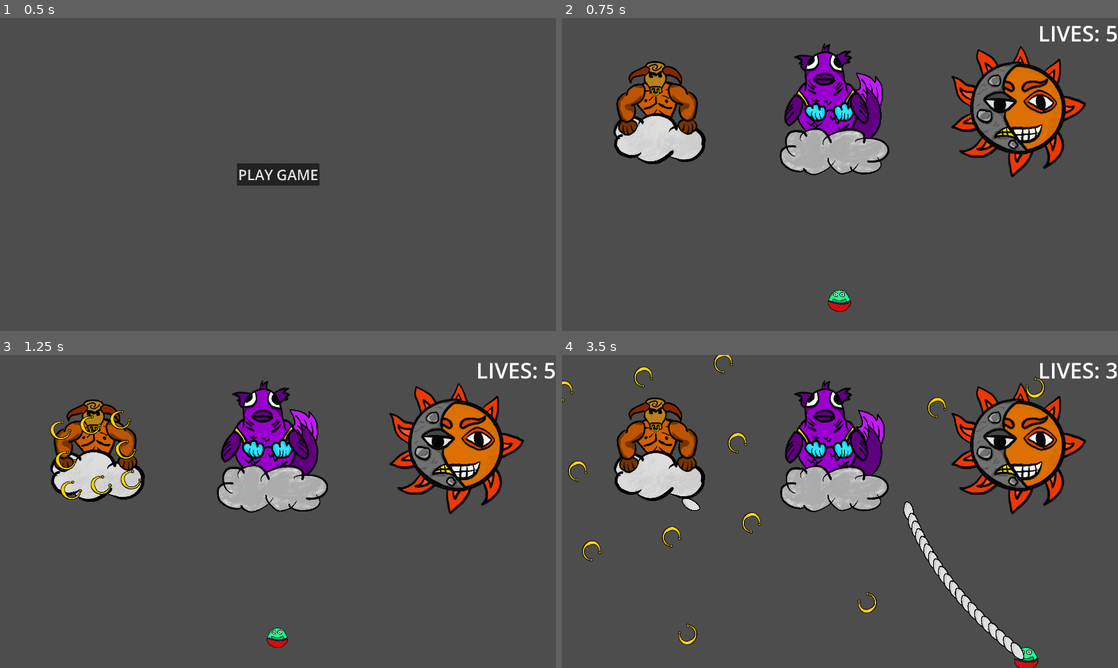
Above: before the commit, frames 1-4 (two rows, left to right).
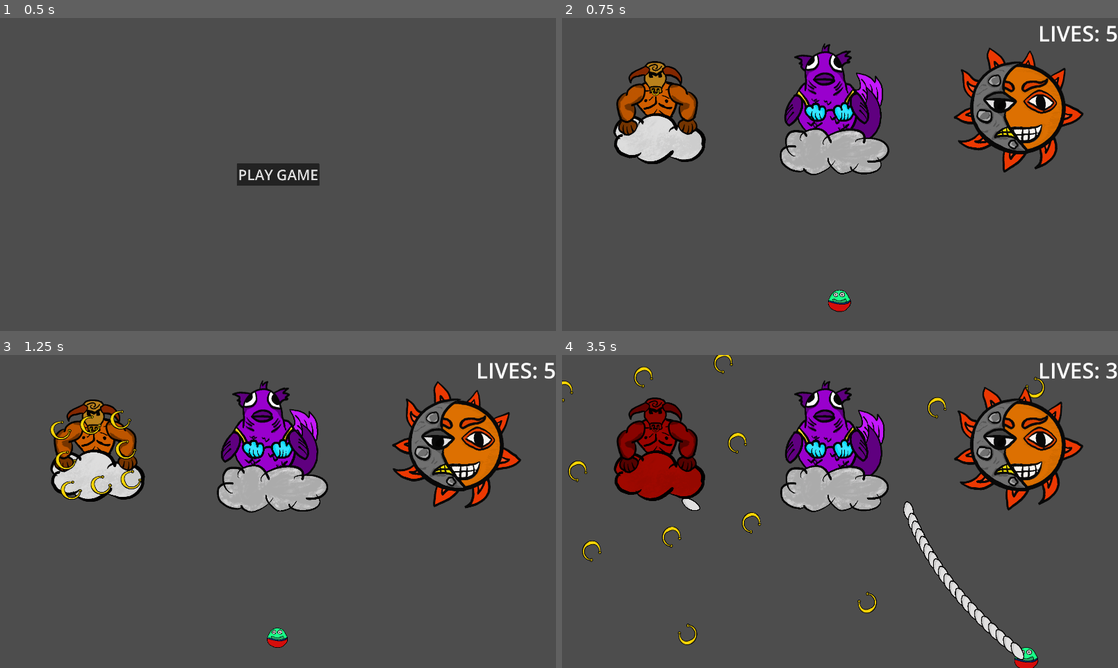
Above: after the commit, the same moments.

Repository: kaito002/bullet-hell-5
Game: Godot game, scene res://scenes/ui/main_menu.tscn
The game is run twice, just before and just after one commit, with the same random seed, the same clock (stepped at 60 frames per second) and the same inputs.
Inputs (mouse positions are in pixels of both pictures, inside the frame that each line leads up to):
- Up to frame 1 (0.5 s): no input
- Up to frame 2 (0.75 s): click "PLAY GAME" at 0.5 s
- Up to frame 3 (1.25 s): no input
- Up to frame 4 (3.5 s): move the mouse to (962, 495) at 1.27 s; press the mouse at (962, 495) at 1.28 s; hold D (right) 1.28-2.03 s; move the mouse to (728, 527) at 2.02 s; release the mouse at (728, 527) at 2.03 s; hold S (down) 2.03-2.78 s; click (728, 527) at 2.1 s; move the mouse to (895, 442) at 2.77 s; press the mouse at (895, 442) at 2.78 s; hold D (right) from 2.78 s (still down)

Frame 1 is identical in both runs. In frame 2, 2.1% of the frame differs, in the area x 70-95%, y 8-51%; in frame 3, 2.6%; in frame 4, 4.6%, in the area x 9-95%, y 8-51%.

Commit message:
add tilt animation when enemy was hitted

Diff:
--- a/scenes/components/health_component.gd
+++ b/scenes/components/health_component.gd
@@ -1,18 +1,31 @@
 class_name HealthComponent
 extends Node
+
+@onready var tilt_timer: Timer = $tilt_timer
 
 @export var parent: Node
 @export var max_lives: int = 50
 var lives: int
+var body: Node2D
 
 func _ready():
 	parent = get_parent()
+	body = parent.get_node("Art")
 	lives = max_lives
 
 func hit():
 	lives  = max(0, lives - 1)
+	_on_hit()
 	if lives == 0:
 		death()
 
 func death():
 	parent.call_deferred("queue_free")
+
+func _on_hit():
+	body.modulate = Color("b90a00")
+	tilt_timer.start()
+
+
+func _on_tilt_timer_timeout() -> void:
+	body.modulate = Color("ffffff")
--- a/scenes/components/health_component.tscn
+++ b/scenes/components/health_component.tscn
@@ -4,3 +4,9 @@
 
 [node name="health_component" type="Node"]
 script = ExtResource("1_gkqf3")
+
+[node name="tilt_timer" type="Timer" parent="."]
+wait_time = 0.05
+one_shot = true
+
+[connection signal="timeout" from="tilt_timer" to="." method="_on_tilt_timer_timeout"]
--- a/scenes/enemies/geminis/geminis_moon.tscn
+++ b/scenes/enemies/geminis/geminis_moon.tscn
@@ -4,5 +4,7 @@
 
 [node name="GeminisMoon" type="Node2D"]
 
-[node name="Geminis-3" type="Sprite2D" parent="."]
+[node name="Art" type="Node2D" parent="."]
+
+[node name="Geminis-3" type="Sprite2D" parent="Art"]
 texture = ExtResource("1_kjlo8")
--- a/scenes/enemies/geminis/geminis_sun.tscn
+++ b/scenes/enemies/geminis/geminis_sun.tscn
@@ -1,9 +1,46 @@
-[gd_scene load_steps=6 format=3 uid="uid://d3p4cenr7c2s2"]
+[gd_scene load_steps=9 format=3 uid="uid://d3p4cenr7c2s2"]
 
 [ext_resource type="Script" path="res://scenes/enemies/geminis/geminis_sun.gd" id="1_22gkt"]
 [ext_resource type="Texture2D" uid="uid://bshnniwijule2" path="res://assets/geminis/Geminis-1.png" id="1_x8ogi"]
 [ext_resource type="Texture2D" uid="uid://cuobn2l7mh638" path="res://assets/geminis/Geminis-2.png" id="2_i6nx4"]
 [ext_resource type="PackedScene" uid="uid://dmffaeox4rhs4" path="res://scenes/components/health_component.tscn" id="3_5rs4p"]
+
+[sub_resource type="Animation" id="Animation_x22m7"]
+resource_name = "idle"
+loop_mode = 1
+tracks/0/type = "value"
+tracks/0/imported = false
+tracks/0/enabled = true
+tracks/0/path = NodePath("Geminis-1:rotation")
+tracks/0/interp = 1
+tracks/0/loop_wrap = true
+tracks/0/keys = {
+"times": PackedFloat32Array(0, 0.5, 1),
+"transitions": PackedFloat32Array(1, 1, 1),
+"update": 0,
+"values": [0.0, 0.436332, 0.0]
+}
+
+[sub_resource type="Animation" id="Animation_jv330"]
+length = 0.001
+tracks/0/type = "value"
+tracks/0/imported = false
+tracks/0/enabled = true
+tracks/0/path = NodePath("Geminis-1:rotation")
+tracks/0/interp = 1
+tracks/0/loop_wrap = true
+tracks/0/keys = {
+"times": PackedFloat32Array(0),
+"transitions": PackedFloat32Array(1),
+"update": 0,
+"values": [0.0]
+}
+
+[sub_resource type="AnimationLibrary" id="AnimationLibrary_wp087"]
+_data = {
+"RESET": SubResource("Animation_jv330"),
+"idle": SubResource("Animation_x22m7")
+}
 
 [sub_resource type="CircleShape2D" id="CircleShape2D_j736v"]
 radius = 154.003
@@ -13,14 +50,23 @@
 collision_mask = 0
 script = ExtResource("1_22gkt")
 
+[node name="Art" type="Node2D" parent="."]
+
+[node name="Geminis-1" type="Sprite2D" parent="Art"]
+scale = Vector2(0.95, 0.95)
+texture = ExtResource("1_x8ogi")
+
+[node name="Geminis-2" type="Sprite2D" parent="Art"]
+texture = ExtResource("2_i6nx4")
+
+[node name="AnimationPlayer" type="AnimationPlayer" parent="Art"]
+libraries = {
+"": SubResource("AnimationLibrary_wp087")
+}
+autoplay = "idle"
+
 [node name="CollisionShape2D" type="CollisionShape2D" parent="."]
 position = Vector2(0, -23)
 shape = SubResource("CircleShape2D_j736v")
 
-[node name="Geminis-1" type="Sprite2D" parent="."]
-texture = ExtResource("1_x8ogi")
-
-[node name="Geminis-2" type="Sprite2D" parent="."]
-texture = ExtResource("2_i6nx4")
-
 [node name="health_component" parent="." instance=ExtResource("3_5rs4p")]
--- a/scenes/enemies/piscis/Piscis.tscn
+++ b/scenes/enemies/piscis/Piscis.tscn
@@ -14,7 +14,7 @@
 tracks/0/type = "value"
 tracks/0/imported = false
 tracks/0/enabled = true
-tracks/0/path = NodePath("Body:scale")
+tracks/0/path = NodePath("Art/Body:scale")
 tracks/0/interp = 1
 tracks/0/loop_wrap = true
 tracks/0/keys = {
@@ -26,7 +26,7 @@
 tracks/1/type = "value"
 tracks/1/imported = false
 tracks/1/enabled = true
-tracks/1/path = NodePath("LeftArm:rotation")
+tracks/1/path = NodePath("Art/LeftArm:rotation")
 tracks/1/interp = 1
 tracks/1/loop_wrap = true
 tracks/1/keys = {
@@ -38,7 +38,7 @@
 tracks/2/type = "value"
 tracks/2/imported = false
 tracks/2/enabled = true
-tracks/2/path = NodePath("RightArm:rotation")
+tracks/2/path = NodePath("Art/RightArm:rotation")
 tracks/2/interp = 1
 tracks/2/loop_wrap = true
 tracks/2/keys = {
@@ -50,7 +50,7 @@
 tracks/3/type = "value"
 tracks/3/imported = false
 tracks/3/enabled = true
-tracks/3/path = NodePath("Tail:rotation")
+tracks/3/path = NodePath("Art/Tail:rotation")
 tracks/3/interp = 1
 tracks/3/loop_wrap = true
 tracks/3/keys = {
@@ -62,7 +62,7 @@
 tracks/4/type = "value"
 tracks/4/imported = false
 tracks/4/enabled = true
-tracks/4/path = NodePath("Cloud:scale")
+tracks/4/path = NodePath("Art/Cloud:scale")
 tracks/4/interp = 1
 tracks/4/loop_wrap = true
 tracks/4/keys = {
@@ -78,7 +78,7 @@
 tracks/0/type = "value"
 tracks/0/imported = false
 tracks/0/enabled = true
-tracks/0/path = NodePath("Body:scale")
+tracks/0/path = NodePath("Art/Body:scale")
 tracks/0/interp = 1
 tracks/0/loop_wrap = true
 tracks/0/keys = {
@@ -90,7 +90,7 @@
 tracks/1/type = "value"
 tracks/1/imported = false
 tracks/1/enabled = true
-tracks/1/path = NodePath("LeftArm:rotation")
+tracks/1/path = NodePath("Art/LeftArm:rotation")
 tracks/1/interp = 1
 tracks/1/loop_wrap = true
 tracks/1/keys = {
@@ -102,7 +102,7 @@
 tracks/2/type = "value"
 tracks/2/imported = false
 tracks/2/enabled = true
-tracks/2/path = NodePath("RightArm:rotation")
+tracks/2/path = NodePath("Art/RightArm:rotation")
 tracks/2/interp = 1
 tracks/2/loop_wrap = true
 tracks/2/keys = {
@@ -114,7 +114,7 @@
 tracks/3/type = "value"
 tracks/3/imported = false
 tracks/3/enabled = true
-tracks/3/path = NodePath("Tail:rotation")
+tracks/3/path = NodePath("Art/Tail:rotation")
 tracks/3/interp = 1
 tracks/3/loop_wrap = true
 tracks/3/keys = {
@@ -126,7 +126,7 @@
 tracks/4/type = "value"
 tracks/4/imported = false
 tracks/4/enabled = true
-tracks/4/path = NodePath("Cloud:scale")
+tracks/4/path = NodePath("Art/Cloud:scale")
 tracks/4/interp = 1
 tracks/4/loop_wrap = true
 tracks/4/keys = {
@@ -154,38 +154,41 @@
 collision_mask = 0
 script = ExtResource("1_as23b")
 
-[node name="Tail" type="Sprite2D" parent="."]
+[node name="Art" type="Node2D" parent="."]
+
+[node name="Tail" type="Sprite2D" parent="Art"]
 position = Vector2(75, 119)
 texture = ExtResource("1_24goj")
 offset = Vector2(-90, -93)
 
-[node name="Body" type="Sprite2D" parent="."]
+[node name="Body" type="Sprite2D" parent="Art"]
 position = Vector2(5, 40)
 texture = ExtResource("2_k4ppa")
 offset = Vector2(-20, -14)
 
-[node name="Head" type="Sprite2D" parent="."]
+[node name="Head" type="Sprite2D" parent="Art"]
 position = Vector2(-7, -100)
 texture = ExtResource("4_iipxq")
 offset = Vector2(-8, 126)
 
-[node name="LeftArm" type="Sprite2D" parent="."]
+[node name="LeftArm" type="Sprite2D" parent="Art"]
 position = Vector2(-103, 3)
 texture = ExtResource("5_xxq6b")
 offset = Vector2(80, 41)
 
-[node name="RightArm" type="Sprite2D" parent="."]
+[node name="RightArm" type="Sprite2D" parent="Art"]
 position = Vector2(100, -4)
 rotation = -0.0132513
 texture = ExtResource("6_07567")
 offset = Vector2(-107, 42)
 
-[node name="Cloud" type="Sprite2D" parent="."]
+[node name="Cloud" type="Sprite2D" parent="Art"]
 position = Vector2(18, 178)
 texture = ExtResource("3_lhkbs")
 offset = Vector2(-33, -152)
 
-[node name="AnimationPlayer" type="AnimationPlayer" parent="."]
+[node name="AnimationPlayer" type="AnimationPlayer" parent="Art"]
+root_node = NodePath("../..")
 libraries = {
 "": SubResource("AnimationLibrary_2tm6d")
 }
--- a/scenes/ui/main_menu.tscn
+++ b/scenes/ui/main_menu.tscn
@@ -1,7 +1,6 @@
-[gd_scene load_steps=3 format=3 uid="uid://dyoevvxykhoi"]
+[gd_scene load_steps=2 format=3 uid="uid://dyoevvxykhoi"]
 
 [ext_resource type="Script" path="res://scenes/ui/start_game_button.gd" id="1_3h2kf"]
-[ext_resource type="PackedScene" uid="uid://cy8yxfuap688r" path="res://scenes/levels/main.tscn" id="2_ewvih"]
 
 [node name="MainMenu" type="CanvasLayer"]
 
@@ -26,6 +25,5 @@
 theme_override_font_sizes/font_size = 50
 text = "PLAY GAME"
 script = ExtResource("1_3h2kf")
-game_scene = ExtResource("2_ewvih")
 
 [connection signal="pressed" from="VBoxContainer/PanelContainer/start_game_button" to="VBoxContainer/PanelContainer/start_game_button" method="_on_pressed"]
